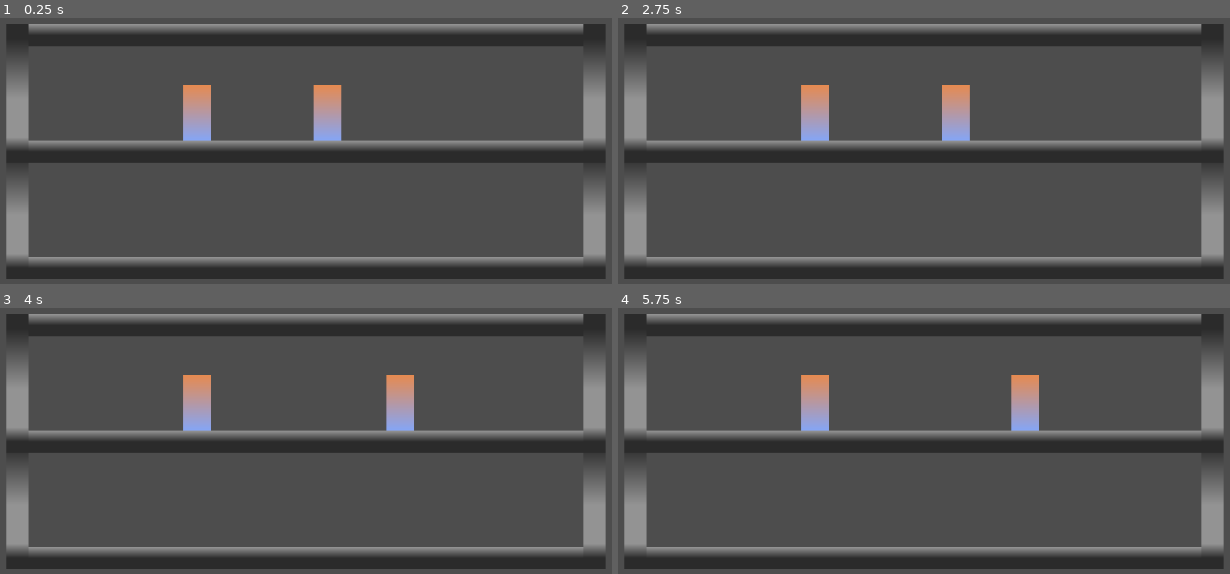
Above: before the commit, frames 1-4 (two rows, left to right).
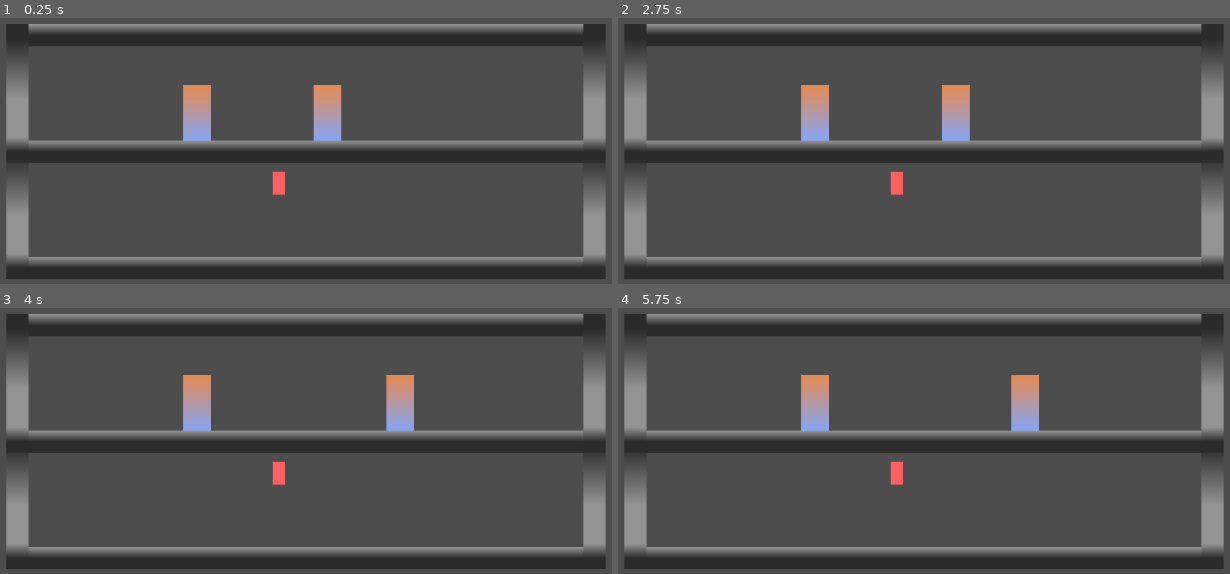
Above: after the commit, the same moments.

Repository: Lambosaurus/wildjam-mutation
Game: Godot game, scene res://main/main.tscn
The game is run twice, just before and just after one commit, with the same random seed, the same clock (stepped at 60 frames per second) and the same inputs.
Inputs (mouse positions are in pixels of both pictures, inside the frame that each line leads up to):
- Up to frame 1 (0.25 s): no input
- Up to frame 2 (2.75 s): tap Enter at 0.5, 2 s; move the mouse to (1095, 36) at 0.52 s; click (1095, 36) at 0.67 s; tap Space at 1.25 s; move the mouse to (758, 81) at 1.27 s; click (758, 81) at 1.42 s; move the mouse to (outside the picture) at 2.02 s; click (outside the picture) at 2.17 s
- Up to frame 3 (4 s): move the mouse to (263, 438) at 2.77 s; click (263, 438) at 2.92 s; move the mouse to (544, 417) at 3.52 s; click (544, 417) at 3.67 s
- Up to frame 4 (5.75 s): tap Space at 4.25 s; move the mouse to (outside the picture) at 4.27 s; click (outside the picture) at 4.42 s; tap Enter at 5 s; move the mouse to (960, 350) at 5.02 s; click (960, 350) at 5.17 s

The runs differ from the first frame. In frame 1, 0.2% of the frame differs, in the area x 44-47%, y 57-67%; in frame 2, 0.2%; in frame 3, 0.2%; in frame 4, 0.2%.

Commit message:
Add enemy spawner

Diff:
--- a/main/main.tscn
+++ b/main/main.tscn
@@ -9,6 +9,9 @@
 [node name="Building" parent="." unique_id=310968372 instance=ExtResource("1_53q0u")]
 position = Vector2(149, 273)
 
+[node name="EntitySpawner" parent="." unique_id=658344345 instance=ExtResource("3_xwkvk")]
+position = Vector2(533, 486)
+
 [node name="Human1" parent="." unique_id=582856251 instance=ExtResource("2_pjrb6")]
 position = Vector2(612, 392)
 
